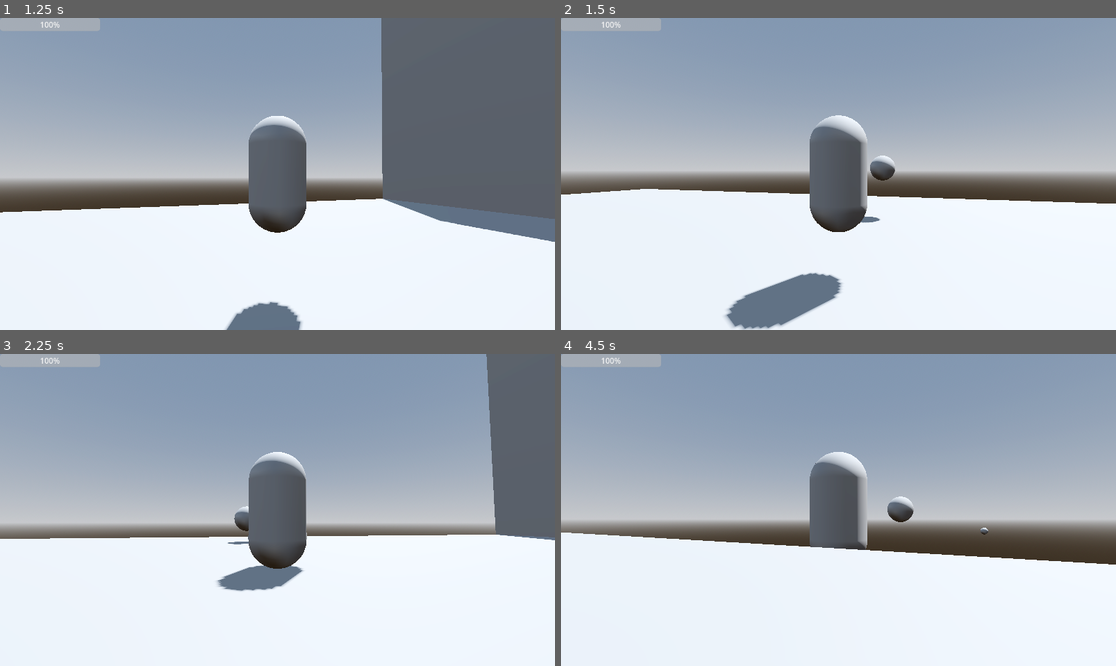
Above: before the commit, frames 1-4 (two rows, left to right).
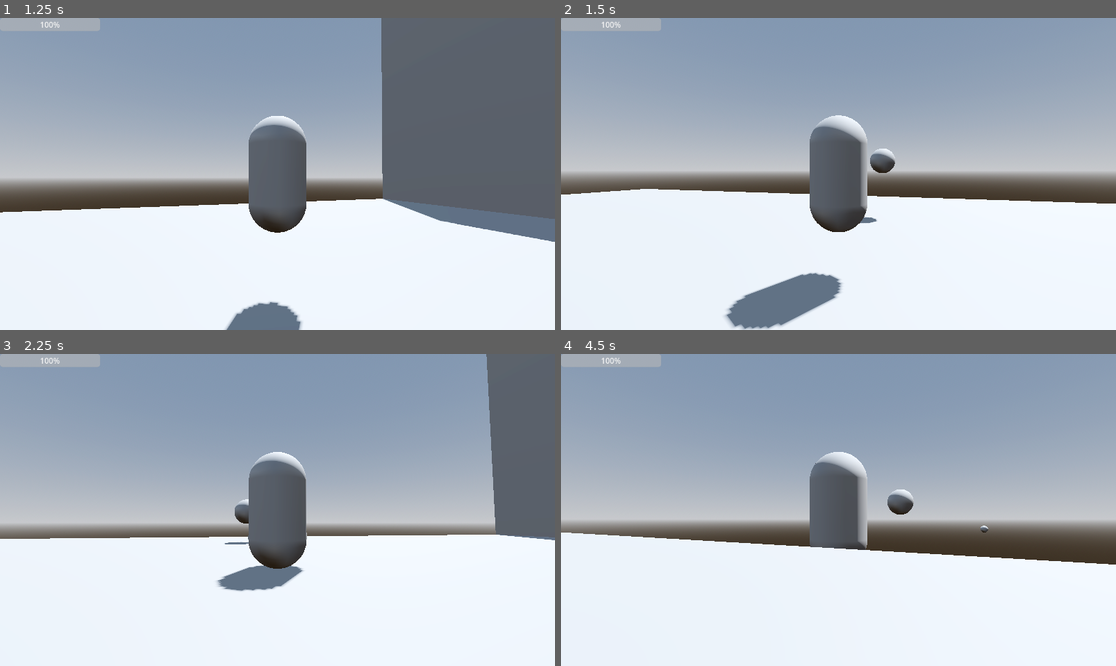
Above: after the commit, the same moments.

Repository: devMatkinson/3d-Godot-game
Game: Godot game, scene res://world.tscn
Same seed, same stepped clock (60 frames per second), same inputs: the game is played once before the commit and once after it.
Inputs (mouse positions are in pixels of both pictures, inside the frame that each line leads up to):
- Up to frame 1 (1.25 s): tap Enter (ui_accept) at 0.5, 0.77 s; move the mouse to (305, 174) at 0.52 s; hold W (ui_up) from 0.53 s (still down); click (305, 174) at 0.6 s
- Up to frame 2 (1.5 s): keep holding W (ui_up); move the mouse to (810, 174) at 1.27 s; click (810, 174) at 1.35 s
- Up to frame 3 (2.25 s): keep holding W (ui_up); tap Enter (ui_accept) at 1.52 s; move the mouse to (288, 503) at 2.02 s; click (288, 503) at 2.1 s
- Up to frame 4 (4.5 s): keep holding W (ui_up); move the mouse to (832, 516) at 2.77 s; click (832, 516) at 2.85 s; tap Enter (ui_accept) at 3.02, 3.77 s; move the mouse to (877, 513) at 3.52 s; click (877, 513) at 3.6 s; move the mouse to (794, 506) at 4.27 s; click (794, 506) at 4.35 s

Frame 1 is identical in both runs. In frame 2, 0.4% of the frame differs, in the area x 53-61%, y 41-66%; in frame 3, 0.2%; in frame 4, 0.4%, in the area x 58-77%, y 43-58%.

Commit message:
Enemy finished?!?!?!

Diff:
--- /dev/null
+++ b/Enemy_Spawner.gd
@@ -0,0 +1,22 @@
+extends Node3D
+
+var object_class = preload("res://enemy.tscn")
+@onready var shoot_position = $MeshInstance3D
+
+# Called when the node enters the scene tree for the first time.
+func _ready():
+	pass # Replace with function body.
+
+
+# Called every frame. 'delta' is the elapsed time since the previous frame.
+func _process(delta):
+	pass
+
+
+func _on_timer_timeout():
+	var root = get_tree().get_root().get_node("World")
+	print("shoot")
+	var object_instance = object_class.instantiate()
+	object_instance.position = shoot_position.global_position
+	root.add_child(object_instance)
+	pass # Replace with function body.
--- a/enemy.gd
+++ b/enemy.gd
@@ -16,6 +16,7 @@
 func _on_hitbox_area_entered(body):
 	if body.is_in_group("Bullet"):
 		health -=1
+		$SubViewport/ProgressBar.value = health * 10
 		if health <= 0:
 			queue_free()
 	pass # Replace with function body.
--- a/enemy.tscn
+++ b/enemy.tscn
@@ -1,6 +1,7 @@
-[gd_scene load_steps=15 format=3 uid="uid://ddi5xtu2btwed"]
+[gd_scene load_steps=18 format=3 uid="uid://ddi5xtu2btwed"]
 
 [ext_resource type="Script" path="res://enemy.gd" id="1_ufy4t"]
+[ext_resource type="PackedScene" uid="uid://dj5mtbcr8gfb5" path="res://progress_bar.tscn" id="2_ojdsp"]
 
 [sub_resource type="StandardMaterial3D" id="StandardMaterial3D_lcm5g"]
 albedo_color = Color(1, 0.14902, 0.0980392, 1)
@@ -15,8 +16,8 @@
 height = 2.36805
 
 [sub_resource type="CapsuleShape3D" id="CapsuleShape3D_6td3n"]
-radius = 2.11271
-height = 4.35266
+radius = 9.26383
+height = 18.5277
 
 [sub_resource type="StandardMaterial3D" id="StandardMaterial3D_thktq"]
 albedo_color = Color(1, 0, 0.0784314, 1)
@@ -114,8 +115,14 @@
 }
 
 [sub_resource type="SphereShape3D" id="SphereShape3D_lpmf5"]
+radius = 0.75
+
+[sub_resource type="CapsuleMesh" id="CapsuleMesh_k0c0w"]
 
 [sub_resource type="SphereMesh" id="SphereMesh_ggtgn"]
+
+[sub_resource type="ViewportTexture" id="ViewportTexture_8nx6c"]
+viewport_path = NodePath("SubViewport")
 
 [node name="Enemy" type="RigidBody3D" groups=["Enemy"]]
 axis_lock_angular_x = true
@@ -147,9 +154,6 @@
 [node name="CollisionShape3D" type="CollisionShape3D" parent="MeshInstance3D2"]
 shape = SubResource("SphereShape3D_0qwej")
 
-[node name="Skeleton3D" type="Skeleton3D" parent="MeshInstance3D2"]
-transform = Transform3D(1, 0, 0, 0, 1, 0, 0, 0, 1, 0, -1.43797, 0)
-
 [node name="AnimationPlayer" type="AnimationPlayer" parent="."]
 libraries = {
 "": SubResource("AnimationLibrary_3ijsq")
@@ -160,16 +164,45 @@
 transform = Transform3D(1, 0, 0, 0, 1, 0, 0, 0, 1, 1.16415e-10, 0.502293, -0.535737)
 shape = SubResource("SphereShape3D_lpmf5")
 
-[node name="Area3D" type="Area3D" parent="CollisionShape3D3" groups=["Enemy"]]
+[node name="Area3D" type="Area3D" parent="CollisionShape3D3" groups=["Emeny_Punch"]]
 
 [node name="CollisionShape3D2" type="CollisionShape3D" parent="CollisionShape3D3/Area3D"]
 transform = Transform3D(1, 0, 0, 0, 1, 0, 0, 0, 1, 0, 0.502293, -0.535737)
 shape = SubResource("SphereShape3D_lpmf5")
 
+[node name="MeshInstance3D4" type="MeshInstance3D" parent="CollisionShape3D3/Area3D/CollisionShape3D2"]
+transform = Transform3D(0.19994, 0.00487946, 0, -0.00487946, 0.19994, 0, 0, 0, 0.2, 0.466, 0.191, 0.052)
+mesh = SubResource("CapsuleMesh_k0c0w")
+skeleton = NodePath("../Fist")
+
+[node name="MeshInstance3D3" type="MeshInstance3D" parent="CollisionShape3D3/Area3D/CollisionShape3D2"]
+transform = Transform3D(0.2, 0, 0, 0, 0.2, 0, 0, 0, 0.2, 0.493844, 0.191, -0.143088)
+mesh = SubResource("CapsuleMesh_k0c0w")
+skeleton = NodePath("../Fist")
+
+[node name="MeshInstance3D2" type="MeshInstance3D" parent="CollisionShape3D3/Area3D/CollisionShape3D2"]
+transform = Transform3D(0.2, 0, 0, 0, 0.2, 0, 0, 0, 0.2, 0.464234, 0.191, -0.343)
+mesh = SubResource("CapsuleMesh_k0c0w")
+skeleton = NodePath("../Fist")
+
+[node name="MeshInstance3D" type="MeshInstance3D" parent="CollisionShape3D3/Area3D/CollisionShape3D2"]
+transform = Transform3D(0.2, 0, 0, 0, 0.2, 0, 0, 0, 0.2, 0.416964, 0.190991, 0.253185)
+mesh = SubResource("CapsuleMesh_k0c0w")
+skeleton = NodePath("../Fist")
+
 [node name="Fist" type="MeshInstance3D" parent="CollisionShape3D3/Area3D/CollisionShape3D2"]
 mesh = SubResource("SphereMesh_ggtgn")
 skeleton = NodePath("../../../../AnimationPlayer")
 
+[node name="Sprite3D" type="Sprite3D" parent="."]
+transform = Transform3D(0.999973, -0.00710053, -0.00176366, 0.00708074, 0.999915, -0.0109865, 0.00184149, 0.0109737, 0.999938, -0.0537517, 0.0549245, 0.104237)
+texture = SubResource("ViewportTexture_8nx6c")
+
+[node name="SubViewport" type="SubViewport" parent="."]
+transparent_bg = true
+
+[node name="ProgressBar" parent="SubViewport" instance=ExtResource("2_ojdsp")]
+
 [connection signal="area_entered" from="Hitbox" to="." method="_on_hitbox_area_entered"]
 [connection signal="area_entered" from="PlayerDetect" to="." method="_on_player_detect_area_entered"]
 [connection signal="area_exited" from="PlayerDetect" to="." method="_on_player_detect_area_exited"]
--- /dev/null
+++ b/enemy_spawner.tscn
@@ -0,0 +1,23 @@
+[gd_scene load_steps=4 format=3 uid="uid://dgifd6xrtc7gu"]
+
+[ext_resource type="Script" path="res://Enemy_Spawner.gd" id="1_vl2te"]
+
+[sub_resource type="StandardMaterial3D" id="StandardMaterial3D_a3jtp"]
+albedo_color = Color(1, 0.0588235, 0.117647, 1)
+
+[sub_resource type="BoxMesh" id="BoxMesh_7qu2m"]
+material = SubResource("StandardMaterial3D_a3jtp")
+size = Vector3(1, 0.1, 1)
+
+[node name="Enemy_Spawner" type="Node3D"]
+script = ExtResource("1_vl2te")
+
+[node name="MeshInstance3D" type="MeshInstance3D" parent="."]
+mesh = SubResource("BoxMesh_7qu2m")
+skeleton = NodePath("../Timer")
+
+[node name="Timer" type="Timer" parent="."]
+wait_time = 10.0
+autostart = true
+
+[connection signal="timeout" from="Timer" to="." method="_on_timer_timeout"]
--- a/node_3d.tscn
+++ b/node_3d.tscn
@@ -1,8 +1,9 @@
-[gd_scene load_steps=11 format=3 uid="uid://dc82hbvarpijh"]
+[gd_scene load_steps=13 format=3 uid="uid://dc82hbvarpijh"]
 
 [ext_resource type="Script" path="res://SpringArm3D.gd" id="1_ly25c"]
 [ext_resource type="Script" path="res://player.gd" id="1_n01w1"]
 [ext_resource type="Script" path="res://Camera3D.gd" id="3_bpm77"]
+[ext_resource type="FontFile" uid="uid://p6j2gnwtgy1l" path="res://Fonts/arcadeclassic/ARCADECLASSIC.TTF" id="4_6442u"]
 
 [sub_resource type="CapsuleShape3D" id="CapsuleShape3D_xqfy4"]
 
@@ -11,6 +12,23 @@
 [sub_resource type="PlaceholderMesh" id="PlaceholderMesh_wnrtx"]
 
 [sub_resource type="CapsuleShape3D" id="CapsuleShape3D_jnyqa"]
+radius = 0.75
+height = 2.25
+
+[sub_resource type="Animation" id="Animation_bc4tx"]
+length = 0.001
+tracks/0/type = "value"
+tracks/0/imported = false
+tracks/0/enabled = true
+tracks/0/path = NodePath("MeshInstance3D:rotation")
+tracks/0/interp = 1
+tracks/0/loop_wrap = true
+tracks/0/keys = {
+"times": PackedFloat32Array(0),
+"transitions": PackedFloat32Array(1),
+"update": 0,
+"values": [Vector3(0, 0, 0)]
+}
 
 [sub_resource type="Animation" id="Animation_lqxwy"]
 resource_name = "game over"
@@ -27,26 +45,14 @@
 "values": [Vector3(0, 0, 0), Vector3(0, 0, 1.5708)]
 }
 
-[sub_resource type="Animation" id="Animation_bc4tx"]
-length = 0.001
-tracks/0/type = "value"
-tracks/0/imported = false
-tracks/0/enabled = true
-tracks/0/path = NodePath("MeshInstance3D:rotation")
-tracks/0/interp = 1
-tracks/0/loop_wrap = true
-tracks/0/keys = {
-"times": PackedFloat32Array(0),
-"transitions": PackedFloat32Array(1),
-"update": 0,
-"values": [Vector3(0, 0, 0)]
-}
-
 [sub_resource type="AnimationLibrary" id="AnimationLibrary_u1pl5"]
 _data = {
 "RESET": SubResource("Animation_bc4tx"),
 "game over": SubResource("Animation_lqxwy")
 }
+
+[sub_resource type="StyleBoxFlat" id="StyleBoxFlat_qjgig"]
+bg_color = Color(0, 0, 0, 1)
 
 [node name="Player" type="CharacterBody3D" groups=["player"]]
 transform = Transform3D(1, 0, 0, 0, 1, 0, 0, 0, 1, -0.0248475, -0.00919414, 0.0613169)
@@ -70,7 +76,7 @@
 mesh = SubResource("CapsuleMesh_yw86l")
 
 [node name="Marker3D" type="Marker3D" parent="MeshInstance3D"]
-transform = Transform3D(1, 0, 0, 0, 1, 0, 0, 0, 1, 0, 0, 1.18295)
+transform = Transform3D(1, 0, 0, 0, 1, 0, 0, 0, 1, 0, 0.289256, 1.18295)
 
 [node name="MeshInstance3D" type="MeshInstance3D" parent="MeshInstance3D/Marker3D"]
 mesh = SubResource("PlaceholderMesh_wnrtx")
@@ -93,6 +99,25 @@
 "": SubResource("AnimationLibrary_u1pl5")
 }
 
+[node name="Panel" type="Panel" parent="."]
+visible = false
+offset_left = 341.0
+offset_top = 206.0
+offset_right = 758.0
+offset_bottom = 393.0
+theme_override_styles/panel = SubResource("StyleBoxFlat_qjgig")
+
+[node name="RichTextLabel" type="RichTextLabel" parent="Panel"]
+layout_mode = 0
+offset_left = 40.0
+offset_top = 57.0
+offset_right = 420.0
+offset_bottom = 188.0
+theme_override_colors/default_color = Color(1, 0.470588, 0.4, 1)
+theme_override_fonts/normal_font = ExtResource("4_6442u")
+theme_override_font_sizes/normal_font_size = 75
+text = "Game Over"
+
 [connection signal="area_entered" from="Area3D" to="." method="_on_area_3d_area_entered"]
 [connection signal="area_exited" from="Area3D" to="." method="_on_area_3d_area_exited"]
 [connection signal="body_entered" from="Area3D" to="." method="_on_area_3d_body_entered"]
--- a/player.gd
+++ b/player.gd
@@ -48,21 +48,30 @@
 func _on_area_3d_area_entered(body):
 	$Timer.start()
 	$Timer.paused = false
+	if body.is_in_group('Emeny_Punch'):
+		player_health-= 1
+		$ProgressBar.value = player_health * 10
+		if player_health <= 0:
+			is_alive = false
+			Game_Over()
+			$AnimationPlayer.play("game over")
+		move_and_slide()
 	pass # Replace with function body.
 
 
 func _on_timer_timeout():
-	player_health-= 1
-	$ProgressBar.value = player_health * 10
-	if player_health <= 0:
-		is_alive = false
-		$AnimationPlayer. play("game over")
-		$Timer.paused =true
+	#player_health-= 1
+	#$ProgressBar.value = player_health * 10
+	#if player_health <= 0:
+		#is_alive = false
+		#Game_Over()
+		#$AnimationPlayer. play("game over")
+		#$Timer.paused =true
 	pass # Replace with function body.
 
 
 func _on_area_3d_body_entered(body):
-	print('body entered')
+	print(body.get_groups())
 	if body.is_in_group('Enemy'):
 
 		velocity = body.linear_velocity * 10
@@ -74,3 +83,6 @@
 func _on_area_3d_area_exited(area):
 	$Timer.paused = true
 	pass # Replace with function body.
+
+func Game_Over():
+	$Panel.visible =  true
--- /dev/null
+++ b/progress_bar.tscn
@@ -0,0 +1,14 @@
+[gd_scene load_steps=3 format=3 uid="uid://dj5mtbcr8gfb5"]
+
+[sub_resource type="StyleBoxFlat" id="StyleBoxFlat_uy3nh"]
+bg_color = Color(0.0862745, 0.266667, 0.501961, 1)
+
+[sub_resource type="StyleBoxFlat" id="StyleBoxFlat_hkf1c"]
+bg_color = Color(0.976471, 0, 0.305882, 1)
+
+[node name="ProgressBar" type="ProgressBar"]
+offset_right = 348.0
+offset_bottom = 27.0
+theme_override_styles/background = SubResource("StyleBoxFlat_uy3nh")
+theme_override_styles/fill = SubResource("StyleBoxFlat_hkf1c")
+value = 100.0
--- /dev/null
+++ b/world.gd
@@ -0,0 +1,12 @@
+extends Node3D
+
+
+# Called when the node enters the scene tree for the first time.
+func _ready():
+	pass # Replace with function body.
+
+
+
+# Called every frame. 'delta' is the elapsed time since the previous frame.
+func _process(delta):
+	pass
--- a/world.tscn
+++ b/world.tscn
@@ -1,7 +1,9 @@
-[gd_scene load_steps=15 format=3 uid="uid://d0toijv20cpgd"]
+[gd_scene load_steps=17 format=3 uid="uid://d0toijv20cpgd"]
 
+[ext_resource type="Script" path="res://world.gd" id="1_c8i28"]
 [ext_resource type="PackedScene" uid="uid://dc82hbvarpijh" path="res://node_3d.tscn" id="1_v74uh"]
 [ext_resource type="PackedScene" uid="uid://ddi5xtu2btwed" path="res://enemy.tscn" id="2_1y10k"]
+[ext_resource type="PackedScene" uid="uid://dgifd6xrtc7gu" path="res://enemy_spawner.tscn" id="4_8xmq3"]
 
 [sub_resource type="ProceduralSkyMaterial" id="ProceduralSkyMaterial_wh5hq"]
 sky_horizon_color = Color(0.64625, 0.65575, 0.67075, 1)
@@ -42,6 +44,7 @@
 size = Vector3(1.01178, 1.00372, 0.978151)
 
 [node name="World" type="Node3D"]
+script = ExtResource("1_c8i28")
 
 [node name="WorldEnvironment" type="WorldEnvironment" parent="."]
 environment = SubResource("Environment_s5oep")
@@ -95,3 +98,9 @@
 
 [node name="Player" parent="." instance=ExtResource("1_v74uh")]
 transform = Transform3D(1, 0, 0, 0, 1, 0, 0, 0, 1, 2.97626, 3.45606, -2.84039)
+
+[node name="Enemy_Spawner" parent="." instance=ExtResource("4_8xmq3")]
+transform = Transform3D(1, 0, 0, 0, 1, 0, 0, 0, 1, 12.543, -0.5007, 15.6652)
+
+[node name="Enemy_Spawner2" parent="." instance=ExtResource("4_8xmq3")]
+transform = Transform3D(1, 0, 0, 0, 1, 0, 0, 0, 1, 9.01571, -0.500701, 15.7081)
Binary file added: Fonts/arcadeclassic/ARCADECLASSIC.TTF
Not shown, added: Fonts/arcadeclassic/ARCADECLASSIC.TTF.import
Not shown, added: Fonts/arcadeclassic/pizzadudedotdk.txt
